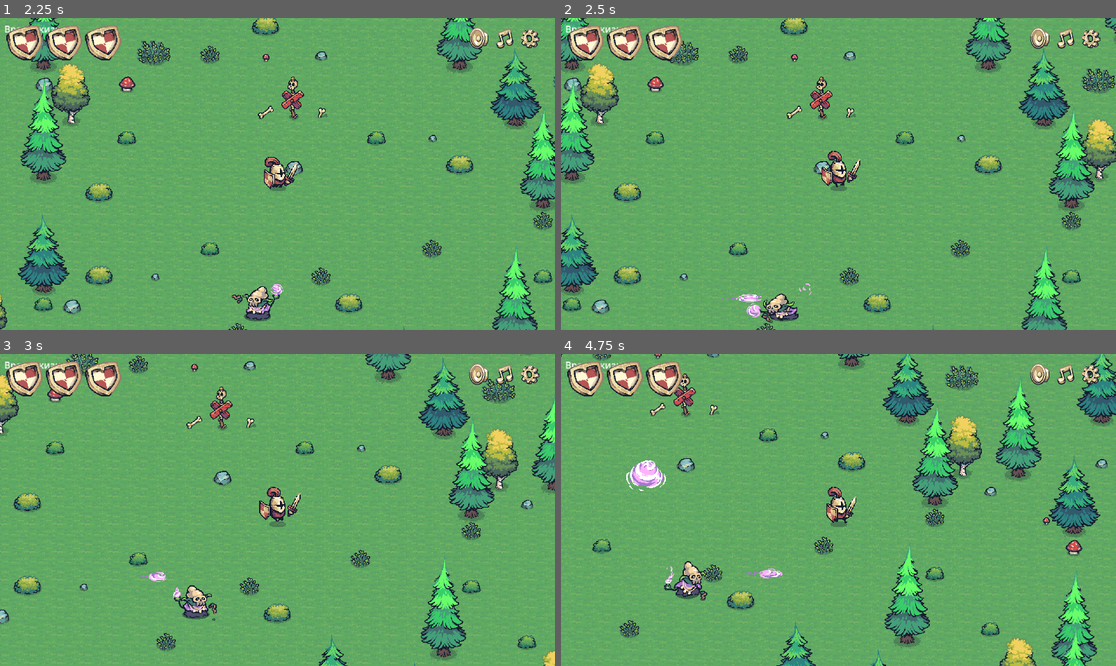
Above: before the commit, frames 1-4 (two rows, left to right).
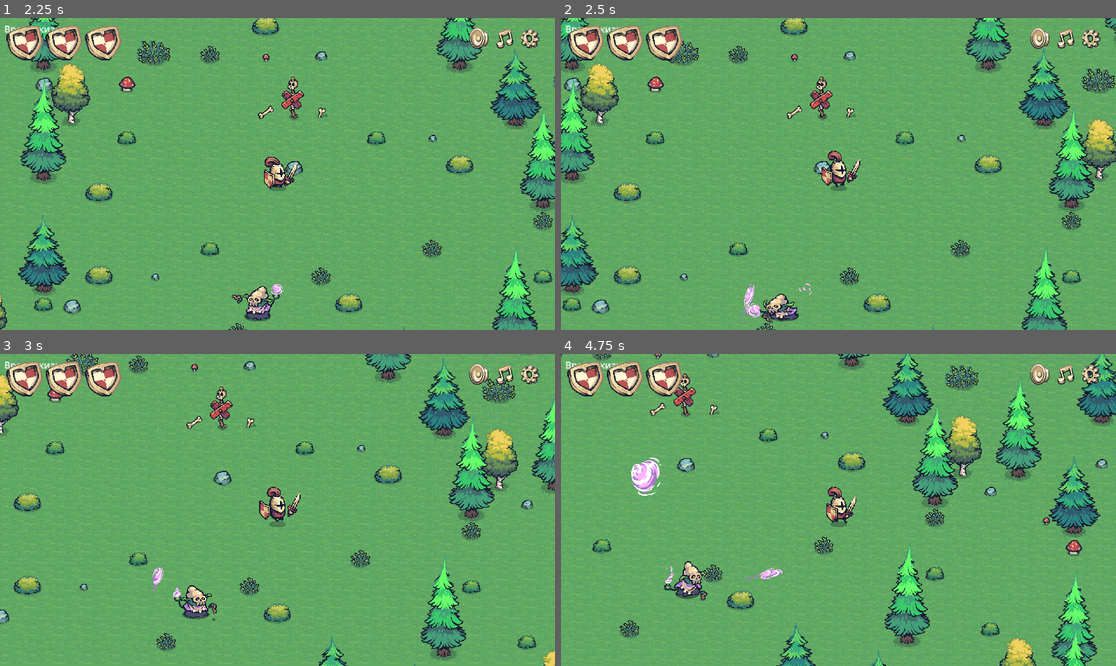
Above: after the commit, the same moments.

Repository: darkicestormteam/Fgame
Game: Godot game, scene res://scenes/mainmenu.tscn
Same seed, same stepped clock (60 frames per second), same inputs: the game is played once before the commit and once after it.
Inputs (mouse positions are in pixels of both pictures, inside the frame that each line leads up to):
- Up to frame 1 (2.25 s): click "старт" at 0.5 s; click "старт" at 1.25 s; tap Enter (ui_accept) at 2 s; move the mouse to (399, 158) at 2.02 s; hold D (move_right) from 2.03 s (still down); tap Space at 2.1 s
- Up to frame 2 (2.5 s): keep holding D (move_right); tap Enter (ui_accept) at 2.27 s
- Up to frame 3 (3 s): move the mouse to (166, 525) at 2.77 s; release D (move_right) at 2.78 s; hold S (move_down) from 2.78 s (still down); tap Space at 2.85 s
- Up to frame 4 (4.75 s): tap Enter (ui_accept) at 3.02, 4.52 s; move the mouse to (894, 441) at 3.52 s; release S (move_down) at 3.53 s; hold D (move_right) 3.53-4.28 s; tap Space at 3.6, 4.35 s; move the mouse to (810, 572) at 4.27 s; hold W (move_up) from 4.28 s (still down)

Frame 1 is identical in both runs. In frame 2, 0.1% of the frame differs, in the area x 28-37%, y 85-98%; in frame 3, 0.1%; in frame 4, 0.5%, in the area x 11-40%, y 33-73%.

Commit message:
update branch

Diff:
--- a/script/enemy.gd
+++ b/script/enemy.gd
@@ -215,6 +215,11 @@
 	boom_instance.global_position = spawn_position
 	boom_instance.set_direction(direction)
 
+	# Явно поворачиваем снаряд в сторону игрока, чтобы он летел правильно
+	# Если снаряд смотрит вправо по умолчанию (rotation = 0), то используем atan2
+	if direction.x != 0 or direction.y != 0:
+		boom_instance.rotation = direction.angle()
+
 func _on_attack_body_entered(body: Node2D) -> void:
 	if body.is_in_group("player"):
 		body.take_damage()
Not shown, changed: .gitignore
